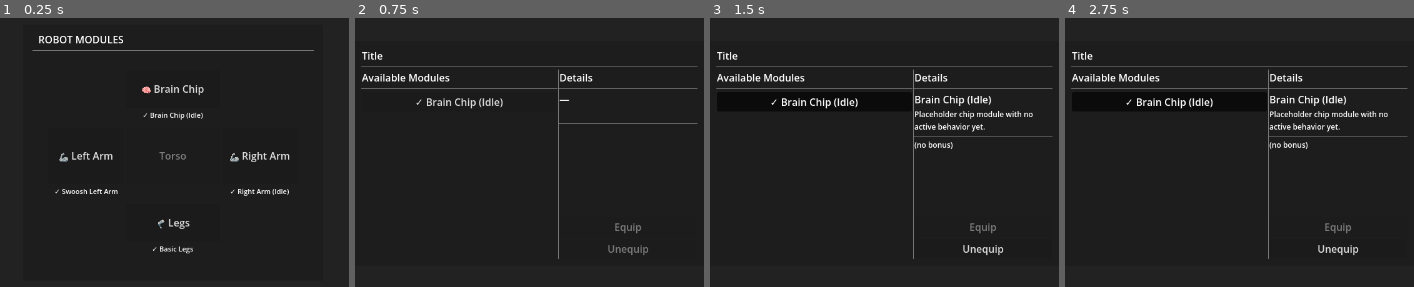
Above: before the commit, frames 1-4 (left to right).
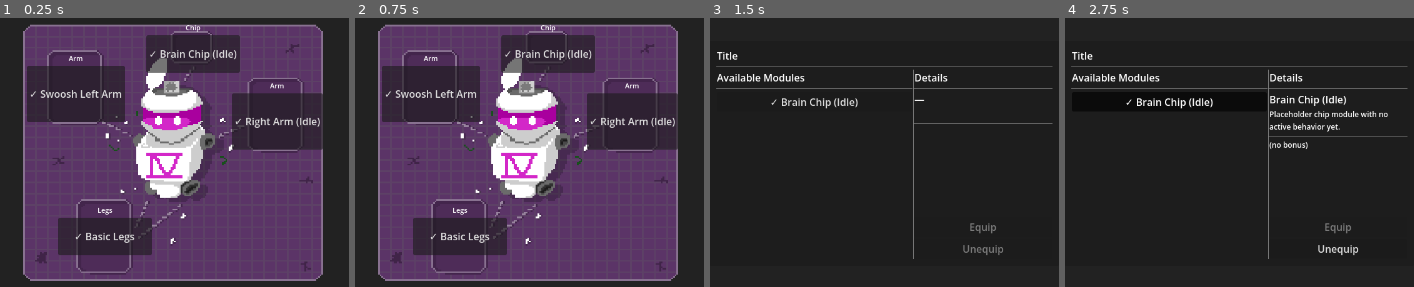
Above: after the commit, the same moments.

Repository: NoeRoberties/Odomat
Game: Godot game, scene res://Scenes/UI/EquipmentMenu/EquipmentMenu.tscn
Two runs of this game, one before a commit and one after it. Both use one fixed random seed, a clock stepped at 60 frames per second and the inputs below. This scene is started directly instead of the project's main scene.
Inputs (mouse positions are in pixels of both pictures, inside the frame that each line leads up to):
- Up to frame 1 (0.25 s): no input
- Up to frame 2 (0.75 s): click (529, 87) at 0.5 s, where only the run before the commit has a clickable "🧠 Brain Chip"
- Up to frame 3 (1.5 s): click "✓ Brain Chip (Idle)" at 1.25 s
- Up to frame 4 (2.75 s): click "✓ Brain Chip (Idle)" at 2 s

The runs differ from the first frame. In frame 1, 73% of the frame differs, in the area x 6-93%, y 2-98%; in frame 2, 74%, in the area x 1-99%, y 2-98%; in frame 3, 1.7%; in frame 4, nothing differs.

Commit message:
[UPDATE] EquipmentMenu to be editable from the editor and not built only from the script + [ADD] background sprite for equipment menu

Diff:
--- a/godot-project/odomat/Scenes/UI/EquipmentMenu/EquipmentMenu.tscn
+++ b/godot-project/odomat/Scenes/UI/EquipmentMenu/EquipmentMenu.tscn
@@ -2,38 +2,9 @@
 
 [ext_resource type="Script" uid="uid://dv1xly4yw068s" path="res://Scripts/UI/EquipmentMenu/equipment_menu.gd" id="1_ujf5b"]
 [ext_resource type="PackedScene" path="res://Scenes/UI/EquipmentMenu/MenuHeader.tscn" id="2_h5u56"]
-[ext_resource type="PackedScene" uid="uid://1qcyrqbhwq8n" path="res://Scenes/UI/EquipmentMenu/EquipmentRow.tscn" id="3_1sb0g"]
-[ext_resource type="Script" uid="uid://7b676qw87ml8" path="res://Scripts/UI/EquipmentMenu/equipment_slot_config.gd" id="4_rkcp6"]
+[ext_resource type="Texture2D" uid="uid://c10adb51gj5l8" path="res://Assets/HUD_UI/inventory_background.png" id="2_ujf5b"]
+[ext_resource type="PackedScene" uid="uid://b8vtupf7mmlqn" path="res://Scenes/UI/EquipmentMenu/EquipmentSlot.tscn" id="4_slot"]
 [ext_resource type="PackedScene" uid="uid://dgrsaebgjx6wy" path="res://Scenes/UI/EquipmentMenu/ModuleSelectionPopup.tscn" id="5_jaose"]
-
-[sub_resource type="Resource" id="SlotCfg_brain"]
-script = ExtResource("4_rkcp6")
-slot_key = "brain_chip"
-button_text = "🧠 Brain Chip"
-
-[sub_resource type="Resource" id="SlotCfg_left_arm"]
-script = ExtResource("4_rkcp6")
-slot_key = "left_arm"
-button_text = "🦾 Left Arm"
-button_min_size = Vector2(120, 90)
-
-[sub_resource type="Resource" id="SlotCfg_torso"]
-script = ExtResource("4_rkcp6")
-button_text = "Torso"
-button_min_size = Vector2(150, 90)
-empty_text = ""
-is_interactive = false
-
-[sub_resource type="Resource" id="SlotCfg_right_arm"]
-script = ExtResource("4_rkcp6")
-slot_key = "right_arm"
-button_text = "🦾 Right Arm"
-button_min_size = Vector2(120, 90)
-
-[sub_resource type="Resource" id="SlotCfg_legs"]
-script = ExtResource("4_rkcp6")
-slot_key = "legs"
-button_text = "🦿 Legs"
 
 [node name="EquipmentMenu" type="CanvasLayer" unique_id=604316393]
 process_mode = 3
@@ -41,14 +12,12 @@
 
 [node name="Overlay" type="ColorRect" parent="." unique_id=151375263]
 unique_name_in_owner = true
-visible = false
 anchors_preset = 15
 anchor_right = 1.0
 anchor_bottom = 1.0
 color = Color(0, 0, 0, 0.55)
 
 [node name="Center" type="CenterContainer" parent="." unique_id=1979795259]
-visible = false
 anchors_preset = 15
 anchor_right = 1.0
 anchor_bottom = 1.0
@@ -57,12 +26,18 @@
 grow_horizontal = 2
 grow_vertical = 2
 
-[node name="MainPanel" type="PanelContainer" parent="Center" unique_id=494028858]
+[node name="MainPanel" type="TextureRect" parent="Center" unique_id=494028858]
 custom_minimum_size = Vector2(480, 410)
 layout_mode = 2
+texture = ExtResource("2_ujf5b")
 
 [node name="Margin" type="MarginContainer" parent="Center/MainPanel" unique_id=42549262]
-layout_mode = 2
+layout_mode = 0
+anchors_preset = 15
+anchor_right = 1.0
+anchor_bottom = 1.0
+grow_horizontal = 2
+grow_vertical = 2
 theme_override_constants/margin_left = 16
 theme_override_constants/margin_top = 12
 theme_override_constants/margin_right = 16
@@ -73,42 +48,92 @@
 
 [node name="MenuHeader" parent="Center/MainPanel/Margin/RootVBox" unique_id=935193177 instance=ExtResource("2_h5u56")]
 unique_name_in_owner = true
+visible = false
 title_text = "  ROBOT MODULES"
 
-[node name="BodyDiagram" type="VBoxContainer" parent="Center/MainPanel/Margin/RootVBox" unique_id=1229820420]
-layout_mode = 2
-size_flags_vertical = 3
-theme_override_constants/separation = 12
-
-[node name="VSpacer1" type="Control" parent="Center/MainPanel/Margin/RootVBox/BodyDiagram" unique_id=1386159231]
+[node name="BodyDiagram" type="Control" parent="Center/MainPanel/Margin/RootVBox" unique_id=1229820420]
+unique_name_in_owner = true
+custom_minimum_size = Vector2(400, 270)
 layout_mode = 2
 size_flags_vertical = 3
 
-[node name="TopRow" parent="Center/MainPanel/Margin/RootVBox/BodyDiagram" unique_id=973828058 instance=ExtResource("3_1sb0g")]
-unique_name_in_owner = true
-layout_mode = 2
-slots = Array[ExtResource("4_rkcp6")]([SubResource("SlotCfg_brain")])
-leading_spacers = 1
-trailing_spacers = 1
+[node name="Slot_brain_chip" parent="Center/MainPanel/Margin/RootVBox/BodyDiagram" unique_id=1686578408 instance=ExtResource("4_slot")]
+layout_mode = 1
+anchors_preset = 8
+anchor_left = 0.5
+anchor_top = 0.5
+anchor_right = 0.5
+anchor_bottom = 0.5
+offset_left = -16.0
+offset_top = -192.0
+offset_right = 79.0
+offset_bottom = -141.0
+grow_horizontal = 2
+grow_vertical = 2
+slot_key = "brain_chip"
+button_text = "Chip"
 
-[node name="MiddleRow" parent="Center/MainPanel/Margin/RootVBox/BodyDiagram" unique_id=741173002 instance=ExtResource("3_1sb0g")]
-unique_name_in_owner = true
-layout_mode = 2
-slots = Array[ExtResource("4_rkcp6")]([SubResource("SlotCfg_left_arm"), SubResource("SlotCfg_torso"), SubResource("SlotCfg_right_arm")])
-leading_spacers = 1
-trailing_spacers = 1
-row_separation = 10
+[node name="Slot_left_arm" parent="Center/MainPanel/Margin/RootVBox/BodyDiagram" unique_id=359446186 instance=ExtResource("4_slot")]
+layout_mode = 1
+anchors_preset = 8
+anchor_left = 0.5
+anchor_top = 0.5
+anchor_right = 0.5
+anchor_bottom = 0.5
+offset_left = -191.0
+offset_top = -150.0
+offset_right = -121.0
+offset_bottom = -54.0
+grow_horizontal = 2
+grow_vertical = 2
+slot_key = "left_arm"
+button_text = "Arm"
+button_min_size = Vector2(120, 90)
 
-[node name="BottomRow" parent="Center/MainPanel/Margin/RootVBox/BodyDiagram" unique_id=884889798 instance=ExtResource("3_1sb0g")]
-unique_name_in_owner = true
-layout_mode = 2
-slots = Array[ExtResource("4_rkcp6")]([SubResource("SlotCfg_legs")])
-leading_spacers = 1
-trailing_spacers = 1
+[node name="Slot_torso" parent="Center/MainPanel/Margin/RootVBox/BodyDiagram" unique_id=1203278901 instance=ExtResource("4_slot")]
+visible = false
+layout_mode = 0
+offset_left = 132.0
+offset_top = 123.0
+offset_right = 282.0
+offset_bottom = 213.0
+button_text = "Torso"
+button_min_size = Vector2(150, 90)
+empty_text = ""
+is_interactive = false
 
-[node name="VSpacer2" type="Control" parent="Center/MainPanel/Margin/RootVBox/BodyDiagram" unique_id=401747132]
-layout_mode = 2
-size_flags_vertical = 3
+[node name="Slot_right_arm" parent="Center/MainPanel/Margin/RootVBox/BodyDiagram" unique_id=1635280435 instance=ExtResource("4_slot")]
+layout_mode = 1
+anchors_preset = 8
+anchor_left = 0.5
+anchor_top = 0.5
+anchor_right = 0.5
+anchor_bottom = 0.5
+offset_left = 132.0
+offset_top = -106.0
+offset_right = 201.0
+offset_bottom = -10.0
+grow_horizontal = 2
+grow_vertical = 2
+slot_key = "right_arm"
+button_text = "Arm"
+button_min_size = Vector2(120, 90)
+
+[node name="Slot_legs" parent="Center/MainPanel/Margin/RootVBox/BodyDiagram" unique_id=28025503 instance=ExtResource("4_slot")]
+layout_mode = 1
+anchors_preset = 8
+anchor_left = 0.5
+anchor_top = 0.5
+anchor_right = 0.5
+anchor_bottom = 0.5
+offset_left = -142.0
+offset_top = 86.0
+offset_right = -76.0
+offset_bottom = 184.0
+grow_horizontal = 2
+grow_vertical = 2
+slot_key = "legs"
+button_text = "Legs"
 
 [node name="ModuleSelectionPopup" parent="." unique_id=322379853 instance=ExtResource("5_jaose")]
 visible = false
--- a/godot-project/odomat/Scenes/UI/EquipmentMenu/EquipmentRow.tscn
+++ /dev/null
@@ -1,6 +0,0 @@
-[gd_scene format=3 uid="uid://1qcyrqbhwq8n"]
-
-[ext_resource type="Script" uid="uid://mk7ql8xjiq77" path="res://Scripts/equipment_row.gd" id="1_row"]
-
-[node name="EquipmentRow" type="HBoxContainer" unique_id=1778636137]
-script = ExtResource("1_row")
--- a/godot-project/odomat/Scenes/UI/EquipmentMenu/EquipmentSlot.tscn
+++ b/godot-project/odomat/Scenes/UI/EquipmentMenu/EquipmentSlot.tscn
@@ -5,12 +5,12 @@
 [node name="EquipmentSlot" type="VBoxContainer" unique_id=674606895]
 script = ExtResource("1_1tl5q")
 
-[node name="SlotButton" type="Button" parent="." unique_id=1022868581]
-layout_mode = 2
-text = "Slot"
-
 [node name="SlotLabel" type="Label" parent="." unique_id=1524947780]
 layout_mode = 2
 theme_override_font_sizes/font_size = 11
-text = "⬦ empty"
+text = "Slot Label"
 horizontal_alignment = 1
+
+[node name="SlotButton" type="Button" parent="." unique_id=1022868581]
+layout_mode = 2
+text = "Slot Button"
--- a/godot-project/odomat/Scripts/UI/EquipmentMenu/equipment_menu.gd
+++ b/godot-project/odomat/Scripts/UI/EquipmentMenu/equipment_menu.gd
@@ -5,9 +5,7 @@
 @onready var _center  : CenterContainer = $Center
 @onready var _popup   : CenterContainer = %ModuleSelectionPopup
 @onready var _menu_header : MenuHeader  = %MenuHeader
-@onready var _top_row : EquipmentRow    = %TopRow
-@onready var _middle_row : EquipmentRow = %MiddleRow
-@onready var _bottom_row : EquipmentRow = %BottomRow
+@onready var _body_diagram : Control    = %BodyDiagram
 
 ## slot_key → EquipmentSlot
 var _slot_controls : Dictionary = {}
@@ -20,12 +18,12 @@
 	_popup.visible    = false
 	_slot_controls.clear()
 
-	# Récupère tous les slots depuis les rows paramétrables.
-	for row: EquipmentRow in [_top_row, _middle_row, _bottom_row]:
-		row.slot_pressed.connect(_open_slot_popup)
-		var row_slots: Dictionary = row.get_slot_controls()
-		for slot_key: String in row_slots:
-			_slot_controls[slot_key] = row_slots[slot_key]
+	# Récupère tous les slots directement depuis le BodyDiagram.
+	for child in _body_diagram.get_children():
+		if child is EquipmentSlot:
+			if child.slot_key != "":
+				_slot_controls[child.slot_key] = child
+			child.slot_pressed.connect(_open_slot_popup)
 
 	# Fermeture du diagramme principal
 	_menu_header.close_pressed.connect(_close)
--- a/godot-project/odomat/Scripts/UI/EquipmentMenu/equipment_row.gd
+++ /dev/null
@@ -1,64 +0,0 @@
-class_name EquipmentRow
-extends HBoxContainer
-
-signal slot_pressed(slot_key: String)
-
-@export var slot_scene: PackedScene = preload("res://Scenes/UI/EquipmentMenu/EquipmentSlot.tscn")
-@export var slots: Array[EquipmentSlotConfig] = []
-@export var leading_spacers: int = 0
-@export var trailing_spacers: int = 0
-@export var spacer_between_slots: bool = false
-@export var row_separation: int = 0
-
-var _slot_controls: Dictionary = {}
-
-
-func _ready() -> void:
-	_rebuild()
-
-
-func get_slot_controls() -> Dictionary:
-	return _slot_controls
-
-
-func _rebuild() -> void:
-	for child in get_children():
-		child.queue_free()
-	_slot_controls.clear()
-
-	for i in range(leading_spacers):
-		_add_spacer("LeadSpacer%d" % i)
-
-	for i in range(slots.size()):
-		var cfg: EquipmentSlotConfig = slots[i]
-		var slot_control: EquipmentSlot = slot_scene.instantiate()
-		slot_control.name = _slot_node_name(cfg, i)
-		slot_control.slot_key = cfg.slot_key
-		slot_control.button_text = cfg.button_text
-		slot_control.button_min_size = cfg.button_min_size
-		slot_control.empty_text = cfg.empty_text
-		slot_control.is_interactive = cfg.is_interactive
-		slot_control.slot_pressed.connect(func(slot_key: String): slot_pressed.emit(slot_key))
-		add_child(slot_control)
-
-		if cfg.slot_key != "":
-			_slot_controls[cfg.slot_key] = slot_control
-
-		if spacer_between_slots and i < slots.size() - 1:
-			_add_spacer("MiddleSpacer%d" % i)
-
-	for i in range(trailing_spacers):
-		_add_spacer("TrailSpacer%d" % i)
-
-
-func _add_spacer(spacer_name: String) -> void:
-	var spacer := Control.new()
-	spacer.name = spacer_name
-	spacer.size_flags_horizontal = Control.SIZE_EXPAND_FILL
-	add_child(spacer)
-
-
-func _slot_node_name(cfg: EquipmentSlotConfig, index: int) -> String:
-	if cfg.slot_key == "":
-		return "Slot%d" % index
-	return "Slot_%s" % cfg.slot_key
--- a/godot-project/odomat/Scripts/UI/EquipmentMenu/equipment_slot.gd
+++ b/godot-project/odomat/Scripts/UI/EquipmentMenu/equipment_slot.gd
@@ -21,15 +21,15 @@
 
 
 func set_equipped_name(module_name: String) -> void:
-	_label.text = "✓ " + module_name
+	_button.text = "✓ " + module_name
 
 
 func set_empty() -> void:
-	_label.text = empty_text
+	_button.text = empty_text
 
 
 func _apply_visuals() -> void:
-	_button.text = button_text
+	_label.text = button_text
+	_button.text = empty_text
 	_button.custom_minimum_size = button_min_size
 	_button.disabled = not is_interactive
-	_label.text = empty_text
Binary file added: godot-project/odomat/Assets/HUD_UI/inventory_background.png
Not shown, removed: godot-project/odomat/Scripts/UI/EquipmentMenu/equipment_row.gd.uid
